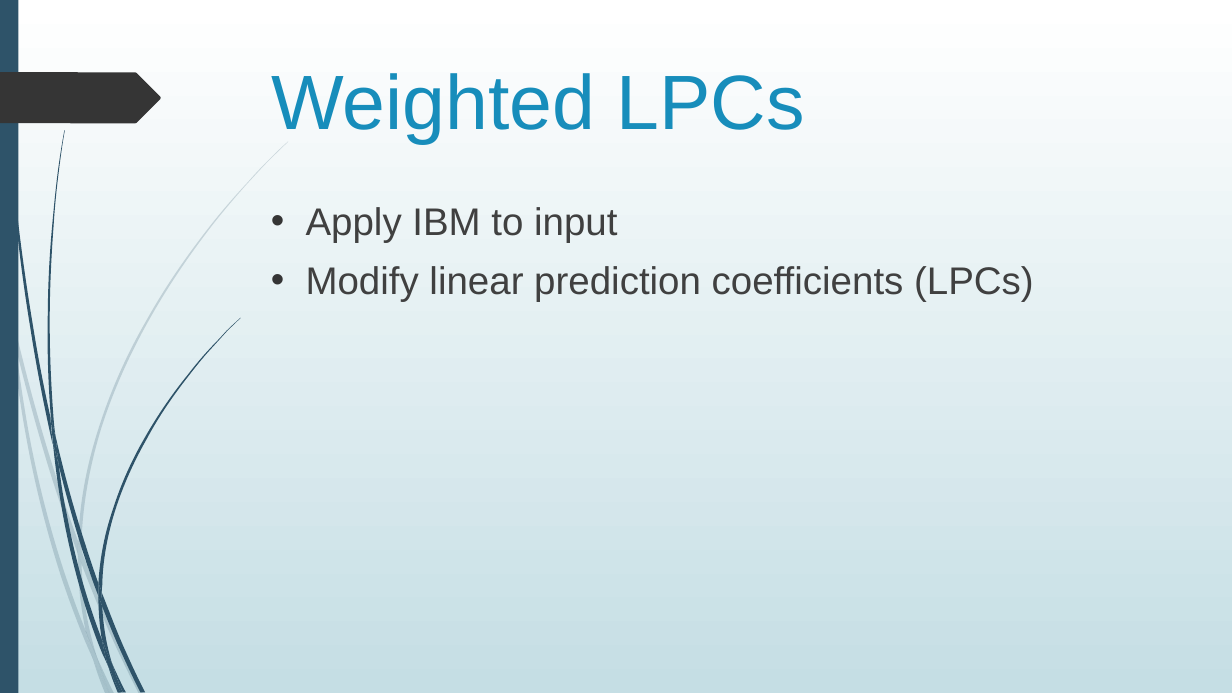
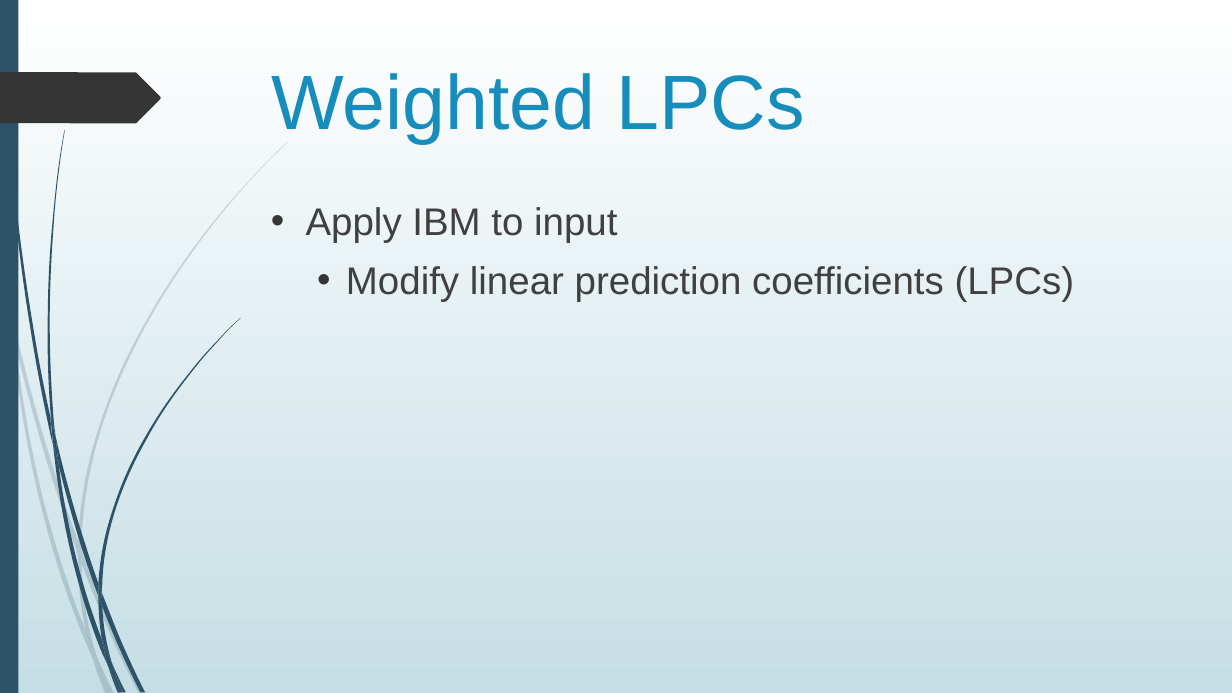
Before and after one commit to jygoh1/FinalYearProject, a slide deck: slide 12 of Presentation/draft_other.pptx (slide 15 before the commit). Drawn at 1232x693 pixels with LibreOffice and Linux fonts; fonts in the diff are those of the drawing. Boxes give left, top, right and bottom in pixels: in the first picture for what was removed or moved away, otherwise in the second. Text is boxed around its words. In the diff, an @@ line names an element or a change of style, - is before the commit and + after.

```diff
--- a/Presentation/draft_other.pptx
+++ b/Presentation/draft_other.pptx
@@ text at [346, 266, 1075, 302]: list level 1 to 2 in "Modify linear prediction coefficients (LPCs)" @@
```
Also in this commit, not shown: 13 other slides changed, 4 slides removed, 4 other files.
